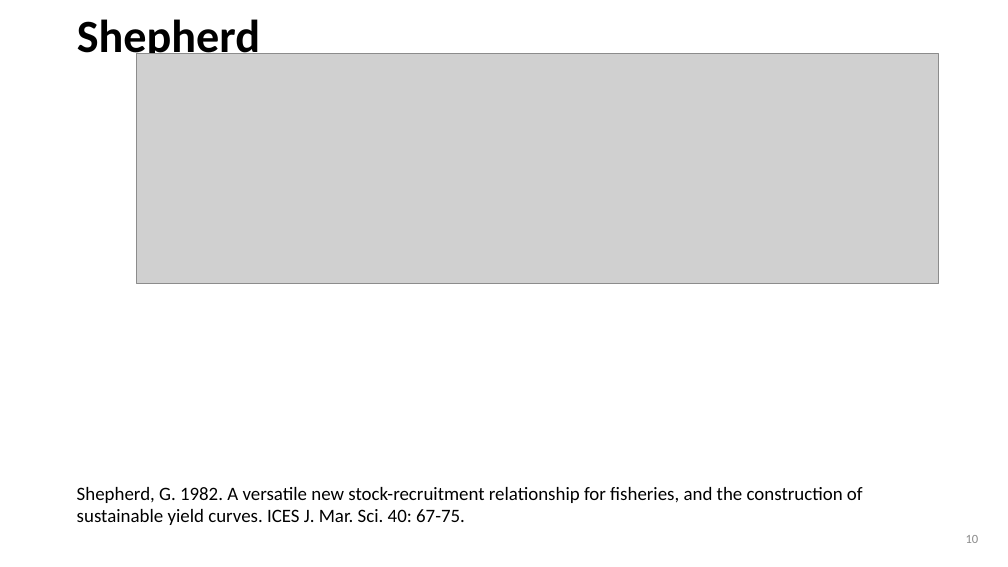
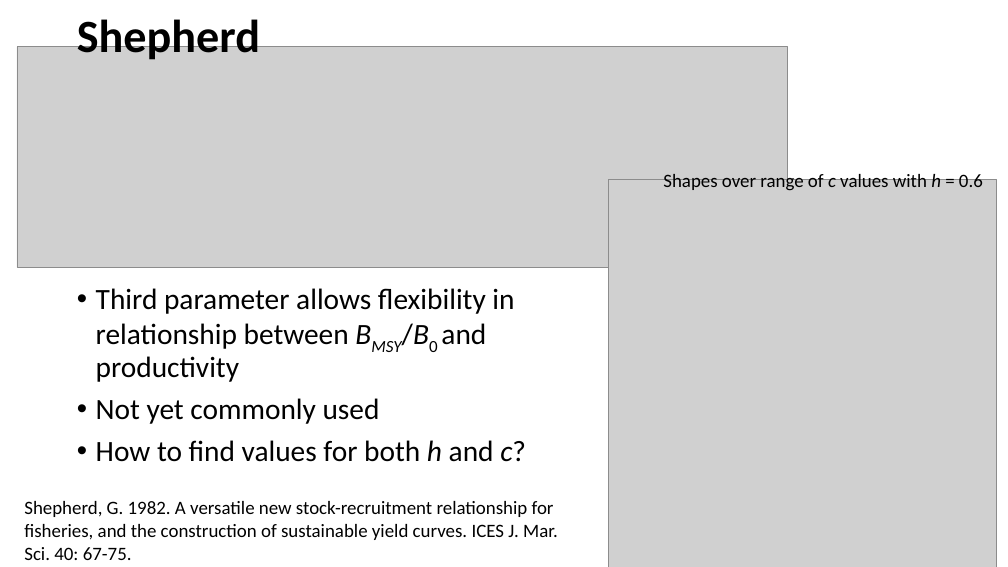
Before and after one commit to iantaylor-NOAA/SSrecruitment, a slide deck: slide 11 of Modeling Recruitment in Stock Synthesis.pptx (slide 10 before the commit). Drawn at 1008x567 pixels with LibreOffice and Linux fonts; fonts in the diff are those of the drawing; grey boxes stand for pictures. Boxes give left, top, right and bottom in pixels: in the first picture for what was removed or moved away, otherwise in the second. Text is boxed around its words. In the diff, an @@ line names an element or a change of style, - is before the commit and + after.

```diff
--- a/Modeling Recruitment in Stock Synthesis.pptx
+++ b/Modeling Recruitment in Stock Synthesis.pptx
@@ picture: place and size @@
-picture at box(137, 54, 939, 284)
+picture at box(17, 47, 787, 268)
@@ picture added at box(609, 179, 997, 567) @@
@@ text added at box(663, 172, 983, 191), 18 pt, text #000000 @@
+Shapes over range of c values with h = 0.6
@@ text added at box(96, 288, 526, 462), 28 pt, text #000000 @@
+• Third parameter allows flexibility in relationship between BMSY/B0 and productivity
+• Not yet commonly used
+• How to find values for both h and c?
@@ text "Shepherd, G. 1982. A versatile ..." rewrapped from box(77, 487, 863, 525) to box(24, 501, 558, 560) @@
@@ page number removed at box(966, 535, 979, 543) @@
-10
```
Also in this commit, not shown: 8 other slides changed, 11 slides added, 1 slide removed, 1 other file.
